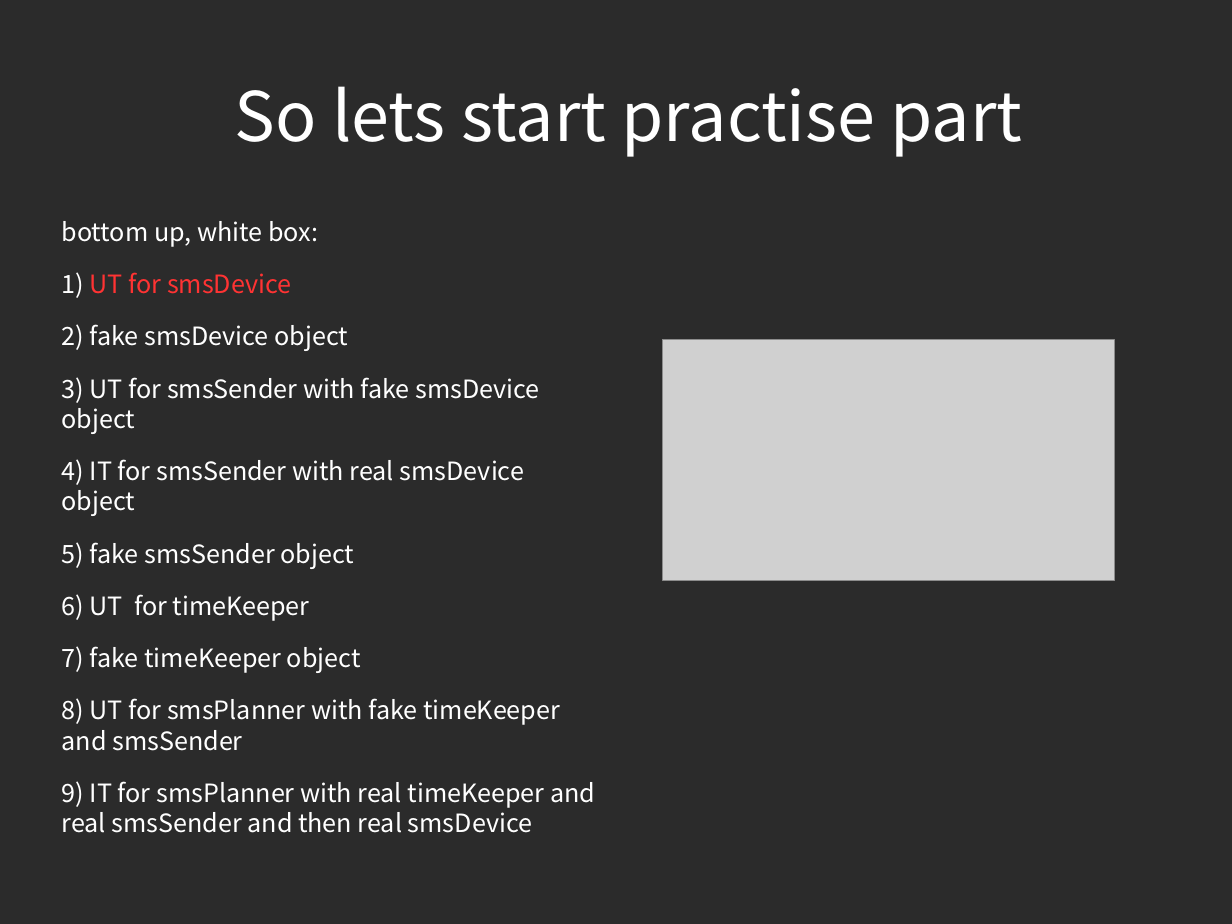
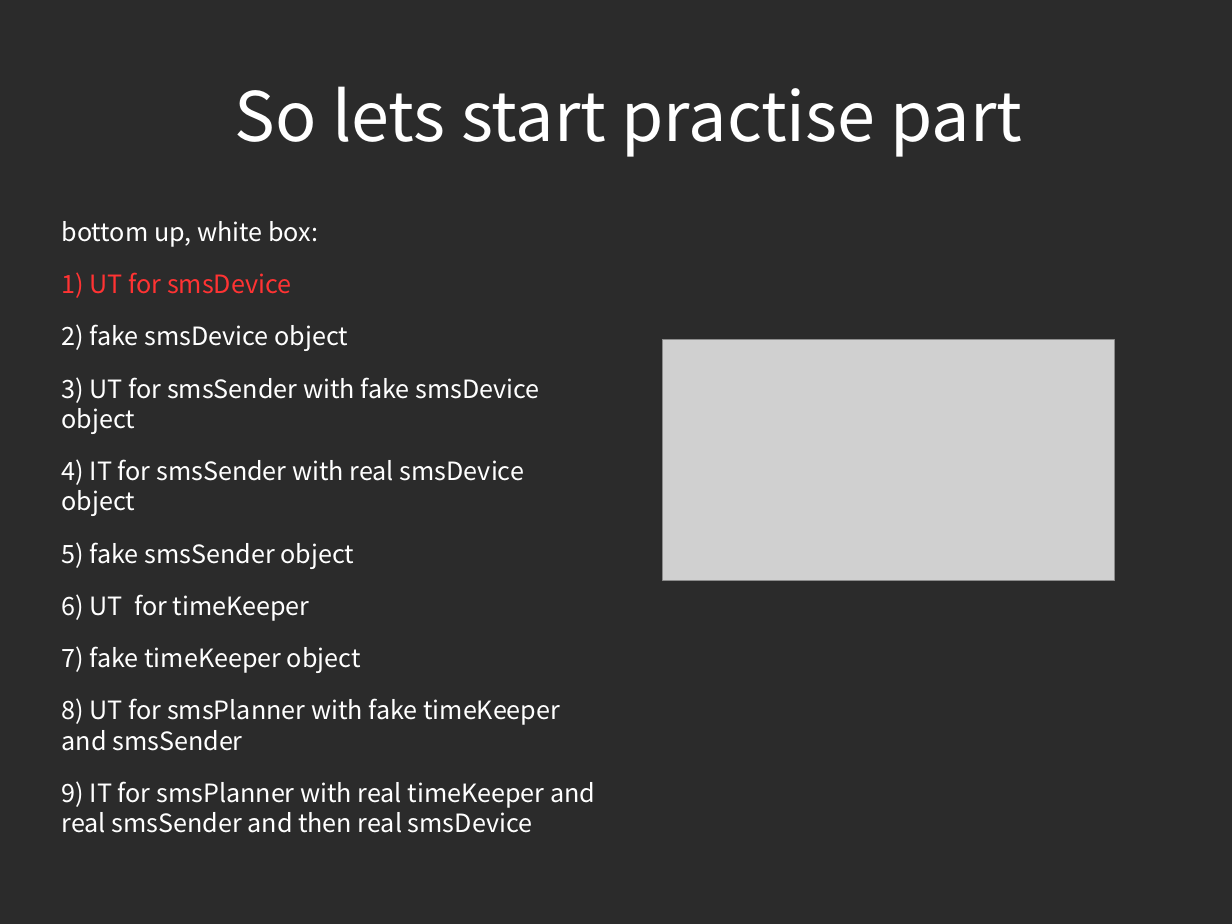
Before and after one commit to piotrek24061988/AutomaticTesting, a slide deck: slide 34 of module1/doc/AutomatedTesting.odp. Drawn at 1232x924 pixels with LibreOffice and Linux fonts; fonts in the diff are those of the drawing; grey boxes stand for pictures; background and template pictures are left out; a plain dark background stands for a picture behind light text. Boxes give left, top, right and bottom in pixels: in the first picture for what was removed or moved away, otherwise in the second. Text is boxed around its words. In the diff, an @@ line names an element or a change of style, - is before the commit and + after.

```diff
--- a/module1/doc/AutomatedTesting.odp
+++ b/module1/doc/AutomatedTesting.odp
@@ text at (x1=62, y1=272, x2=291, y2=298): text colour #FFFFFF to #FF3333 in "1)" @@
```
Also in this commit, not shown: 1 other slide changed, 8 slides added.
